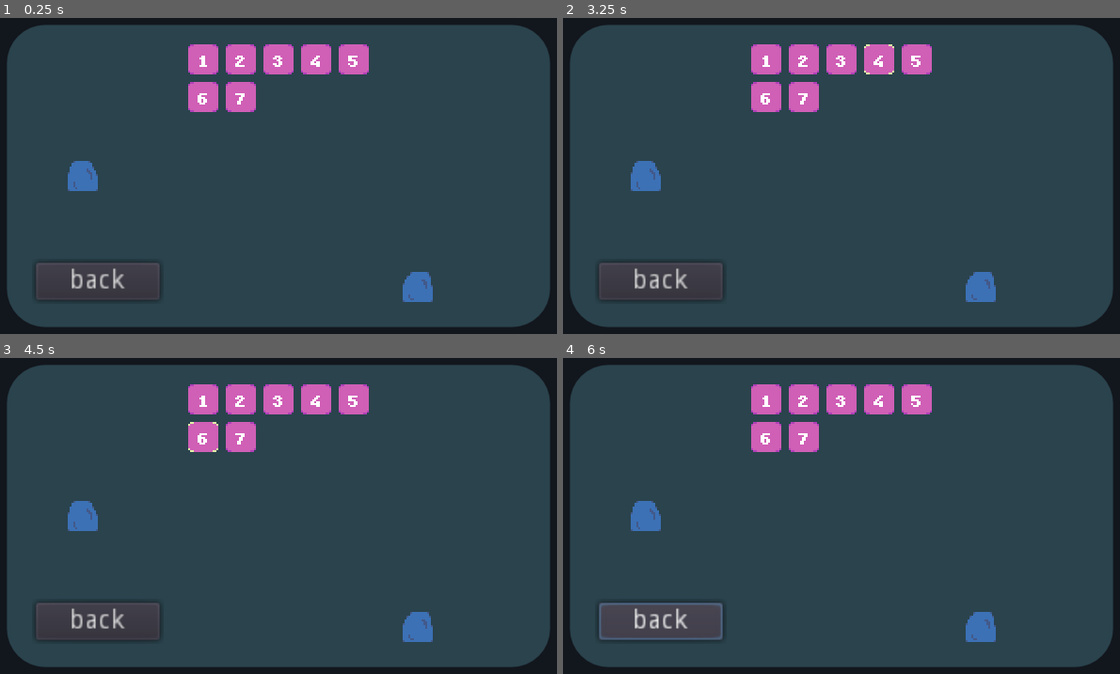
Above: before the commit, frames 1-4 (two rows, left to right).
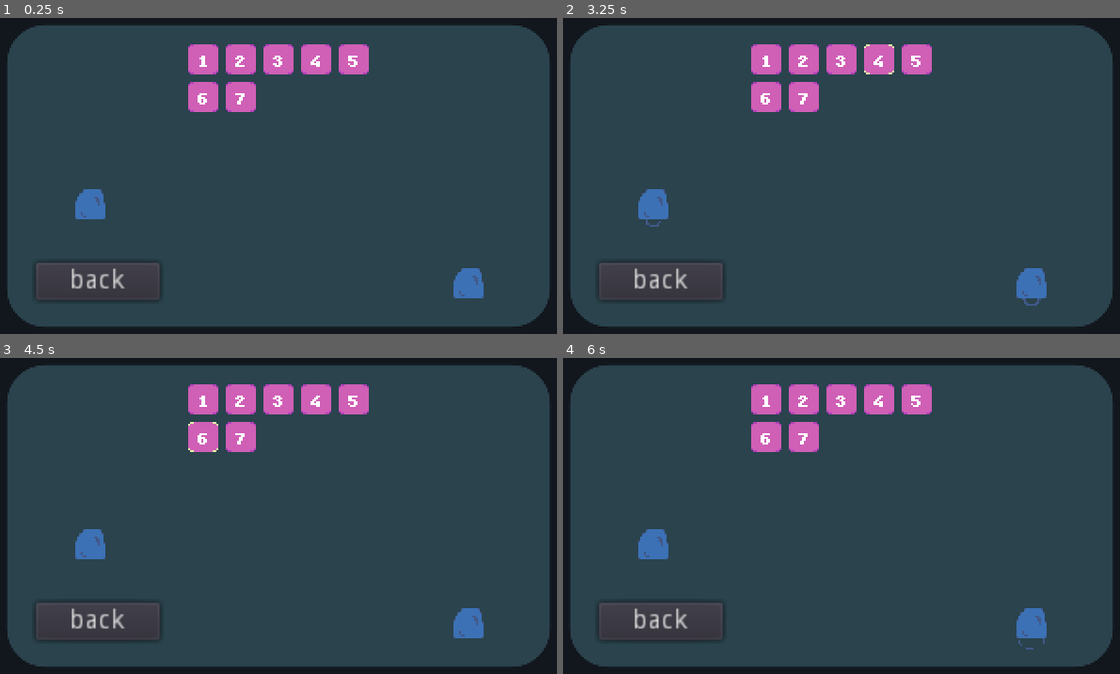
Above: after the commit, the same moments.

Repository: genericuser990/GameJamTowerTheme
Game: Godot game, scene res://Scenes/ui/Menu.tscn
The game is run twice, just before and just after one commit, with the same random seed, the same clock (stepped at 60 frames per second) and the same inputs. This scene is started directly instead of the project's main scene.
Inputs:
- Up to frame 1 (0.25 s): no input
- Up to frame 2 (3.25 s): click "1" at 0.5 s; click "2" at 1.25 s; click "3" at 2 s; click "4" at 2.75 s
- Up to frame 3 (4.5 s): click "5" at 3.5 s; click "6" at 4.25 s
- Up to frame 4 (6 s): click "7" at 5 s; click "back" at 5.75 s

The runs differ from the first frame. In frame 1, 1.9% of the frame differs, in the area x 1-99%, y 2-98%; in frame 2, 1.9%; in frame 3, 1.9%; in frame 4, 2.3%.
Error in both runs: Invalid call. Nonexistent function 'setScene' in base 'Nil'. (res://Scripts/LevelSelectButton.gd:9)

Commit message:
particle effects

Diff:
--- a/Scenes/Boat.tscn
+++ b/Scenes/Boat.tscn
@@ -1,14 +1,26 @@
-[gd_scene load_steps=4 format=2]
+[gd_scene load_steps=8 format=2]
 
 [ext_resource path="res://Sprites/boat1.png" type="Texture" id=1]
 [ext_resource path="res://Scripts/Boat.gd" type="Script" id=2]
+[ext_resource path="res://Sprites/plankParticle.png" type="Texture" id=3]
+[ext_resource path="res://Scenes/WaterSplash.tscn" type="PackedScene" id=4]
 
 [sub_resource type="RectangleShape2D" id=1]
 extents = Vector2( 5, 4.5 )
 
+[sub_resource type="Curve" id=2]
+min_value = -360.0
+max_value = 360.0
+_data = [ Vector2( 0, 1 ), 0.0, 0.0, 0, 0, Vector2( 1, 278.919 ), 0.0, 0.0, 0, 0 ]
+
+[sub_resource type="Curve" id=3]
+_data = [ Vector2( 0, 1 ), 0.0, 0.0, 0, 0, Vector2( 1, 0.224302 ), 0.0, 0.0, 0, 0 ]
+
 [node name="Boat" type="Area2D"]
 position = Vector2( 12, 9 )
 script = ExtResource( 2 )
+
+[node name="WaterSplash" parent="." instance=ExtResource( 4 )]
 
 [node name="CollisionShape2D" type="CollisionShape2D" parent="."]
 position = Vector2( 0, 1.5 )
@@ -16,3 +28,19 @@
 
 [node name="Boat1" type="Sprite" parent="."]
 texture = ExtResource( 1 )
+
+[node name="plankBurst" type="CPUParticles2D" parent="."]
+emitting = false
+one_shot = true
+explosiveness = 1.0
+texture = ExtResource( 3 )
+direction = Vector2( 0, -1 )
+spread = 61.93
+initial_velocity = 91.75
+initial_velocity_random = 1.0
+angle = 720.0
+angle_random = 0.82
+angle_curve = SubResource( 2 )
+scale_amount = 2.0
+scale_amount_random = 0.42
+scale_amount_curve = SubResource( 3 )
--- a/Scenes/Lighthouse.tscn
+++ b/Scenes/Lighthouse.tscn
@@ -1,8 +1,9 @@
-[gd_scene load_steps=5 format=2]
+[gd_scene load_steps=6 format=2]
 
-[ext_resource path="res://Sprites/icon.png" type="Texture" id=1]
+[ext_resource path="res://Sprites/lightHouse.png" type="Texture" id=1]
 [ext_resource path="res://Scripts/Lighthouse.gd" type="Script" id=2]
 [ext_resource path="res://Scenes/Ray.tscn" type="PackedScene" id=3]
+[ext_resource path="res://Scenes/WaterSplash.tscn" type="PackedScene" id=4]
 
 [sub_resource type="CircleShape2D" id=1]
 
@@ -13,8 +14,9 @@
 }
 ray = ExtResource( 3 )
 
+[node name="WaterSplash" parent="." instance=ExtResource( 4 )]
+
 [node name="LighthouseSprite" type="Sprite" parent="."]
-scale = Vector2( 0.203125, 0.203125 )
 texture = ExtResource( 1 )
 
 [node name="CollisionShape2D" type="CollisionShape2D" parent="."]
--- a/Scenes/Rock.tscn
+++ b/Scenes/Rock.tscn
@@ -1,14 +1,17 @@
-[gd_scene load_steps=3 format=2]
+[gd_scene load_steps=4 format=2]
 
-[ext_resource path="res://Sprites/icon.png" type="Texture" id=1]
+[ext_resource path="res://Sprites/rock1.png" type="Texture" id=1]
+[ext_resource path="res://Scenes/WaterSplash.tscn" type="PackedScene" id=2]
 
 [sub_resource type="RectangleShape2D" id=1]
+extents = Vector2( 8, 8 )
 
 [node name="Rock" type="StaticBody2D"]
 
+[node name="WaterSplash" parent="." instance=ExtResource( 2 )]
+position = Vector2( 0, 8 )
+
 [node name="Sprite" type="Sprite" parent="."]
-position = Vector2( 0.250001, 0.249997 )
-scale = Vector2( 0.335937, 0.335937 )
 texture = ExtResource( 1 )
 
 [node name="CollisionShape2D" type="CollisionShape2D" parent="."]
--- /dev/null
+++ b/Scenes/WaterSplash.tscn
@@ -0,0 +1,26 @@
+[gd_scene load_steps=3 format=2]
+
+[ext_resource path="res://Scripts/WaterSplash.gd" type="Script" id=1]
+
+[sub_resource type="Curve" id=1]
+_data = [ Vector2( 0, 1 ), 0.0, 0.0, 0, 0, Vector2( 1, 0.195405 ), 0.0, 0.0, 0, 0 ]
+
+[node name="WaterSplash" type="CPUParticles2D"]
+emitting = false
+amount = 30
+one_shot = true
+explosiveness = 1.0
+direction = Vector2( 0, 1 )
+spread = 90.0
+gravity = Vector2( 0, -10 )
+initial_velocity = 18.35
+initial_velocity_random = 0.09
+linear_accel = -11.01
+scale_amount_curve = SubResource( 1 )
+color = Color( 0.258824, 0.34902, 0.541176, 1 )
+script = ExtResource( 1 )
+
+[node name="Timer" type="Timer" parent="."]
+wait_time = 3.0
+one_shot = true
+autostart = true
--- a/Scenes/ui/Menu.tscn
+++ b/Scenes/ui/Menu.tscn
@@ -1,10 +1,9 @@
-[gd_scene load_steps=6 format=2]
+[gd_scene load_steps=5 format=2]
 
 [ext_resource path="res://Scenes/ui/LevelSelectButton.tscn" type="PackedScene" id=1]
 [ext_resource path="res://ThemesFonts/menuTheme.tres" type="Theme" id=2]
 [ext_resource path="res://Scripts/SceneButton.gd" type="Script" id=3]
-[ext_resource path="res://Sprites/rock3.png" type="Texture" id=4]
-[ext_resource path="res://Sprites/rock1.png" type="Texture" id=6]
+[ext_resource path="res://Scenes/Rock.tscn" type="PackedScene" id=4]
 
 [node name="Menu" type="Control"]
 anchor_right = 1.0
@@ -12,7 +11,16 @@
 script = ExtResource( 3 )
 transitionScene = "res://Scenes/ui/StartScreen.tscn"
 
-[node name="Panel" type="Panel" parent="."]
+[node name="ViewportContainer" type="ViewportContainer" parent="."]
+margin_right = 320.0
+margin_bottom = 180.0
+
+[node name="Viewport" type="Viewport" parent="ViewportContainer"]
+size = Vector2( 320, 180 )
+handle_input_locally = false
+render_target_update_mode = 3
+
+[node name="Panel" type="Panel" parent="ViewportContainer/Viewport"]
 anchor_right = 1.0
 anchor_bottom = 1.0
 margin_left = 16.0
@@ -21,7 +29,7 @@
 margin_bottom = -10.0
 theme = ExtResource( 2 )
 
-[node name="MarginContainer" type="MarginContainer" parent="Panel"]
+[node name="MarginContainer" type="MarginContainer" parent="ViewportContainer/Viewport/Panel"]
 anchor_right = 1.0
 anchor_bottom = 1.0
 margin_left = 96.0
@@ -30,63 +38,69 @@
 margin_bottom = -20.0
 theme = ExtResource( 2 )
 
-[node name="GridContainer" type="GridContainer" parent="Panel/MarginContainer"]
+[node name="GridContainer" type="GridContainer" parent="ViewportContainer/Viewport/Panel/MarginContainer"]
 margin_right = 96.0
 margin_bottom = 130.0
 columns = 5
 
-[node name="LevelSelectButton" parent="Panel/MarginContainer/GridContainer" instance=ExtResource( 1 )]
-level = "res://Scenes/DebugWorld.tscn"
+[node name="LevelSelectButton" parent="ViewportContainer/Viewport/Panel/MarginContainer/GridContainer" instance=ExtResource( 1 )]
+level = "res://Scenes/Monster.tscn"
 
-[node name="LevelSelectButton2" parent="Panel/MarginContainer/GridContainer" instance=ExtResource( 1 )]
+[node name="LevelSelectButton2" parent="ViewportContainer/Viewport/Panel/MarginContainer/GridContainer" instance=ExtResource( 1 )]
 margin_left = 20.0
 margin_right = 36.0
 level = "res://Scenes/DebugWorld.tscn"
 
-[node name="Label" parent="Panel/MarginContainer/GridContainer/LevelSelectButton2" index="0"]
+[node name="Label" parent="ViewportContainer/Viewport/Panel/MarginContainer/GridContainer/LevelSelectButton2" index="0"]
 text = " 2"
 
-[node name="LevelSelectButton3" parent="Panel/MarginContainer/GridContainer" instance=ExtResource( 1 )]
+[node name="LevelSelectButton3" parent="ViewportContainer/Viewport/Panel/MarginContainer/GridContainer" instance=ExtResource( 1 )]
 margin_left = 40.0
 margin_right = 56.0
 level = "res://Scenes/DebugWorld.tscn"
 
-[node name="Label" parent="Panel/MarginContainer/GridContainer/LevelSelectButton3" index="0"]
+[node name="Label" parent="ViewportContainer/Viewport/Panel/MarginContainer/GridContainer/LevelSelectButton3" index="0"]
 text = " 3"
 
-[node name="LevelSelectButton4" parent="Panel/MarginContainer/GridContainer" instance=ExtResource( 1 )]
+[node name="LevelSelectButton4" parent="ViewportContainer/Viewport/Panel/MarginContainer/GridContainer" instance=ExtResource( 1 )]
 margin_left = 60.0
 margin_right = 76.0
 level = "res://Scenes/DebugWorld.tscn"
 
-[node name="Label" parent="Panel/MarginContainer/GridContainer/LevelSelectButton4" index="0"]
+[node name="Label" parent="ViewportContainer/Viewport/Panel/MarginContainer/GridContainer/LevelSelectButton4" index="0"]
 text = " 4"
 
-[node name="LevelSelectButton5" parent="Panel/MarginContainer/GridContainer" instance=ExtResource( 1 )]
+[node name="LevelSelectButton5" parent="ViewportContainer/Viewport/Panel/MarginContainer/GridContainer" instance=ExtResource( 1 )]
 margin_left = 80.0
 margin_right = 96.0
 level = "res://Scenes/DebugWorld.tscn"
 
-[node name="Label" parent="Panel/MarginContainer/GridContainer/LevelSelectButton5" index="0"]
+[node name="Label" parent="ViewportContainer/Viewport/Panel/MarginContainer/GridContainer/LevelSelectButton5" index="0"]
 text = " 5"
 
-[node name="LevelSelectButton6" parent="Panel/MarginContainer/GridContainer" instance=ExtResource( 1 )]
+[node name="LevelSelectButton6" parent="ViewportContainer/Viewport/Panel/MarginContainer/GridContainer" instance=ExtResource( 1 )]
 margin_top = 20.0
 margin_bottom = 36.0
 level = "res://Scenes/DebugWorld.tscn"
 
-[node name="Label" parent="Panel/MarginContainer/GridContainer/LevelSelectButton6" index="0"]
+[node name="Label" parent="ViewportContainer/Viewport/Panel/MarginContainer/GridContainer/LevelSelectButton6" index="0"]
 text = " 6"
 
-[node name="LevelSelectButton7" parent="Panel/MarginContainer/GridContainer" instance=ExtResource( 1 )]
+[node name="LevelSelectButton7" parent="ViewportContainer/Viewport/Panel/MarginContainer/GridContainer" instance=ExtResource( 1 )]
 margin_left = 20.0
 margin_top = 20.0
 margin_right = 36.0
 margin_bottom = 36.0
 level = "res://Scenes/DebugWorld.tscn"
 
-[node name="Label" parent="Panel/MarginContainer/GridContainer/LevelSelectButton7" index="0"]
+[node name="Label" parent="ViewportContainer/Viewport/Panel/MarginContainer/GridContainer/LevelSelectButton7" index="0"]
 text = " 7"
+
+[node name="Rock" parent="ViewportContainer/Viewport" instance=ExtResource( 4 )]
+position = Vector2( 60, 105 )
+
+[node name="Rock2" parent="ViewportContainer/Viewport" instance=ExtResource( 4 )]
+position = Vector2( 261, 147 )
 
 [node name="Button" type="Button" parent="."]
 margin_left = 31.0
@@ -95,18 +109,10 @@
 margin_bottom = 156.0
 text = "back"
 
-[node name="Rock1" type="Sprite" parent="."]
-position = Vector2( 234, 149 )
-texture = ExtResource( 6 )
-
-[node name="Rock3" type="Sprite" parent="."]
-position = Vector2( 56, 90 )
-texture = ExtResource( 4 )
-
-[editable path="Panel/MarginContainer/GridContainer/LevelSelectButton"]
-[editable path="Panel/MarginContainer/GridContainer/LevelSelectButton2"]
-[editable path="Panel/MarginContainer/GridContainer/LevelSelectButton3"]
-[editable path="Panel/MarginContainer/GridContainer/LevelSelectButton4"]
-[editable path="Panel/MarginContainer/GridContainer/LevelSelectButton5"]
-[editable path="Panel/MarginContainer/GridContainer/LevelSelectButton6"]
-[editable path="Panel/MarginContainer/GridContainer/LevelSelectButton7"]
+[editable path="ViewportContainer/Viewport/Panel/MarginContainer/GridContainer/LevelSelectButton"]
+[editable path="ViewportContainer/Viewport/Panel/MarginContainer/GridContainer/LevelSelectButton2"]
+[editable path="ViewportContainer/Viewport/Panel/MarginContainer/GridContainer/LevelSelectButton3"]
+[editable path="ViewportContainer/Viewport/Panel/MarginContainer/GridContainer/LevelSelectButton4"]
+[editable path="ViewportContainer/Viewport/Panel/MarginContainer/GridContainer/LevelSelectButton5"]
+[editable path="ViewportContainer/Viewport/Panel/MarginContainer/GridContainer/LevelSelectButton6"]
+[editable path="ViewportContainer/Viewport/Panel/MarginContainer/GridContainer/LevelSelectButton7"]
--- a/Scripts/Boat.gd
+++ b/Scripts/Boat.gd
@@ -9,8 +9,12 @@
 var time = 0
 var eaten := false
 
+onready var sprite := $Boat1
+onready var burst := $plankBurst
+
 # Called when the node enters the scene tree for the first time.
 func _ready():
+	Global.onPlayerWin.connect("onPlayerWin", self, "getEaten")
 	pass # Replace with function body.
 
 
@@ -18,3 +22,7 @@
 func _physics_process(delta):
 	time += 1
 	position.x += sin(delta * period * time) * amplitude
+
+func getEaten():
+	sprite.visible = false
+	burst.emitting = true
--- a/Scripts/SceneManager.gd
+++ b/Scripts/SceneManager.gd
@@ -22,6 +22,7 @@
 	add_child(currentGUIScene)
 
 func setScene(newSceneStr : String = ""):
+	print(newSceneStr)
 	if currentGameScene != null:
 		currentGameScene.queue_free()
 
--- /dev/null
+++ b/Scripts/WaterSplash.gd
@@ -0,0 +1,18 @@
+extends CPUParticles2D
+
+
+# Declare member variables here. Examples:
+# var a = 2
+# var b = "text"
+onready var timer := $Timer
+
+# Called when the node enters the scene tree for the first time.
+func _ready():
+	timer.connect("timeout", self, "splash")
+	timer.wait_time = rand_range(2,5)
+	pass # Replace with function body.
+
+func splash():
+	timer.wait_time = rand_range(2,5)
+	timer.start()
+	emitting = true
Binary file added: Sprites/lightHouse.png
Not shown, added: Sprites/lightHouse.png.import
Binary file added: Sprites/plankParticle.png
Not shown, added: Sprites/plankParticle.png.import
